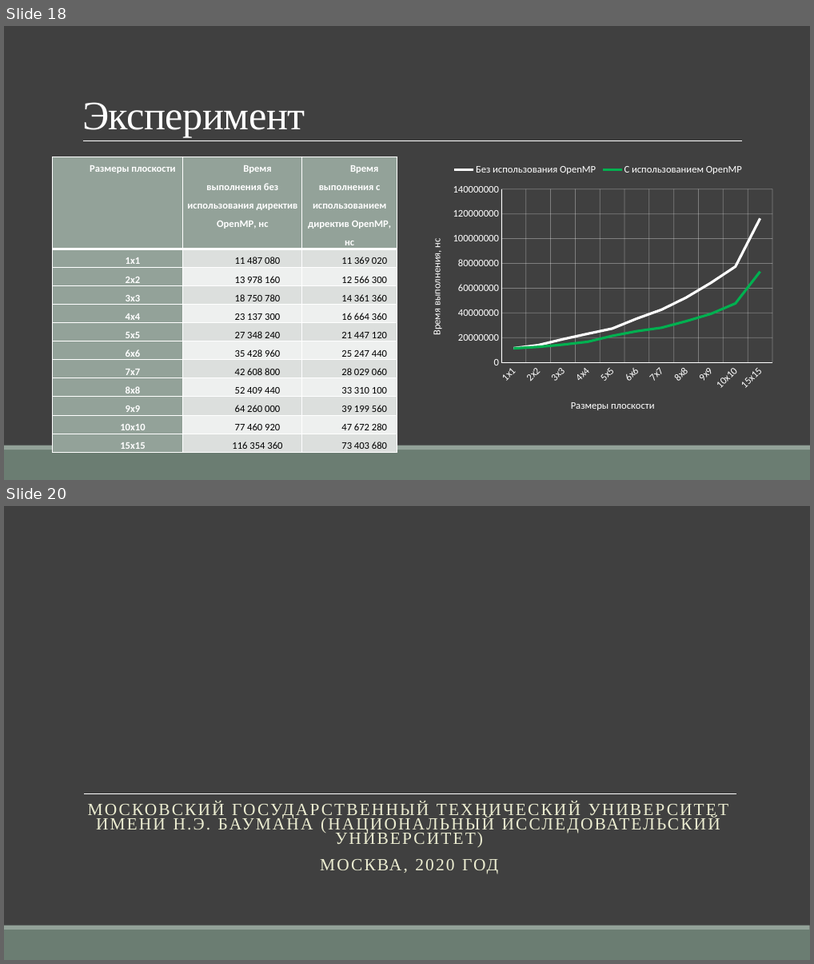
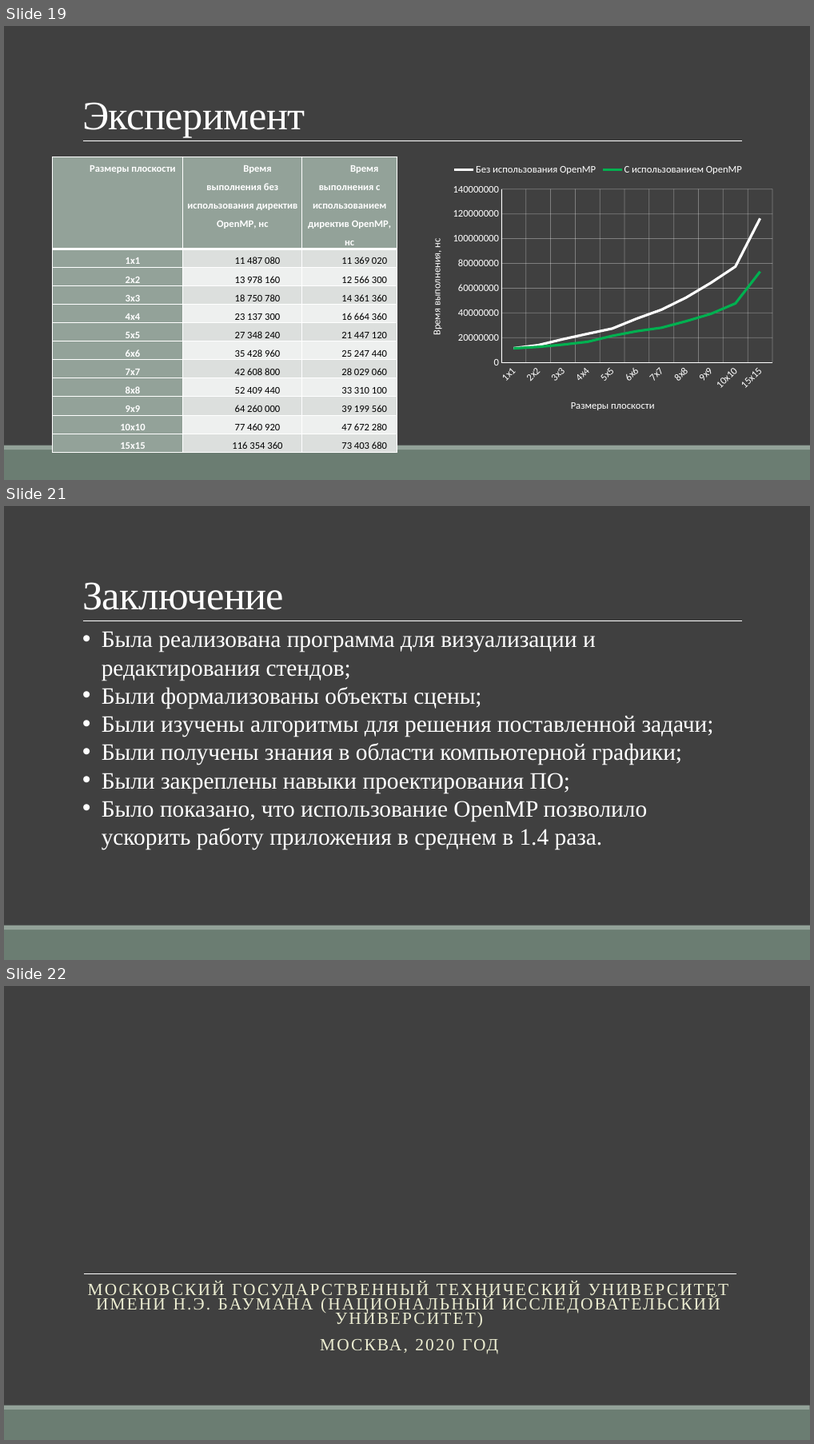
Before and after one commit to TheSawIsTheLaw/ComputerGraphicsCoursework, a slide deck: Presentation/CurseWorkYakuba.pptx. Shown one above the other, each under a label of ours: slides 18 and 20 before the commit, slides 19, 21 and 22 after it; the slides between them are not shown. The pictures are 814x964 and 814x1444 pixels, drawn with LibreOffice and Linux fonts; fonts in the diff are those of the drawing. Boxes give left, top, right and bottom in pixels: in the first picture for what was removed or moved away, otherwise in the second. Text is boxed around its words. In the diff, an @@ line names an element or a change of style, - is before the commit and + after.

```diff
--- a/Presentation/CurseWorkYakuba.pptx
+++ b/Presentation/CurseWorkYakuba.pptx
@@ slide 21 added at box(4, 506, 810, 960), background #404040; not listed: 3 template elements that a slide beside it also shows @@
@@ title added at box(82, 582, 284, 610), 48 pt, text #FFFFFF @@
+Заключение
@@ text added at box(102, 631, 714, 850), 28 pt, text #FFFFFF @@
+• Была реализована программа для визуализации и редактирования стендов;
+• Были формализованы объекты сцены;
+• Были изучены алгоритмы для решения поставленной задачи;
+• Были получены знания в области компьютерной графики;
+• Были закреплены навыки проектирования ПО;
+• Было показано, что использование OpenMP позволило ускорить работу приложения в среднем в 1.4 раза.
@@ what was slide 18 is now slide 19 @@
@@ what was slide 20 is now slide 22 @@
```
Also in this commit, not shown: 11 slides changed, 1 other slide added.
